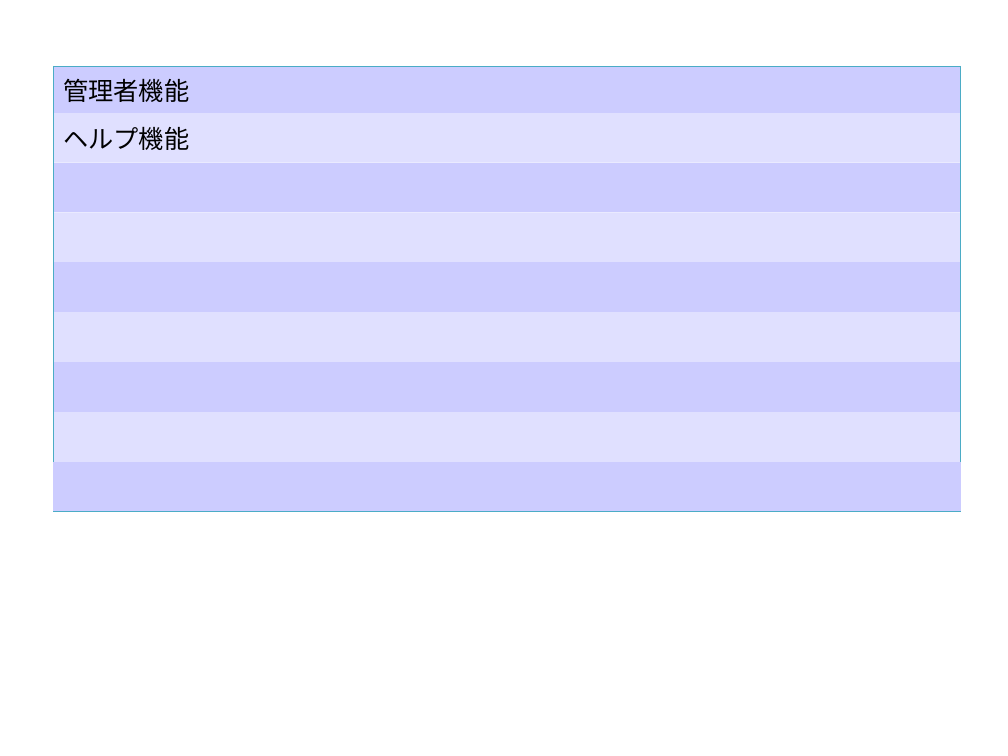
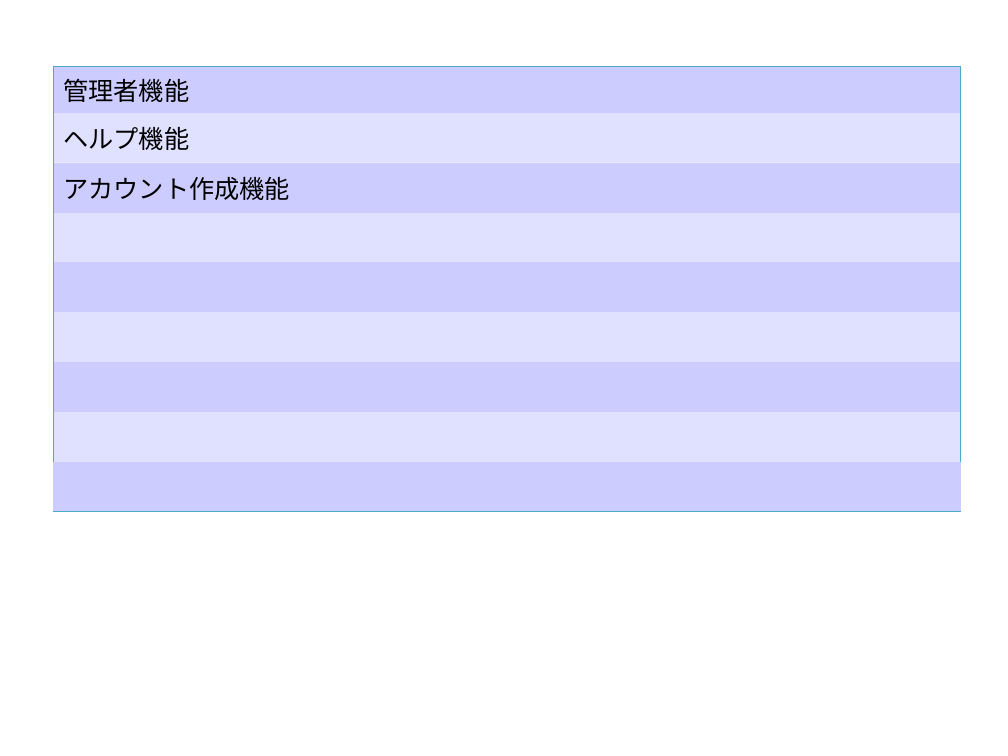
Before and after one commit to sugye/prolabo201610, a slide deck: slide 3 of 成果物予定表.ppt. Drawn at 1008x756 pixels with LibreOffice and Linux fonts; fonts in the diff are those of the drawing. Boxes give left, top, right and bottom in pixels: in the first picture for what was removed or moved away, otherwise in the second. Text is boxed around its words. In the diff, an @@ line names an element or a change of style, - is before the commit and + after.

```diff
--- a/成果物予定表.ppt
+++ b/成果物予定表.ppt
@@ table at (x1=53, y1=67, x2=961, y2=506) @@
+row 3: アカウント作成機能
-row 9: 
```
Also in this commit, not shown: 2 other slides changed, 2 slides added, 1 slide removed.
